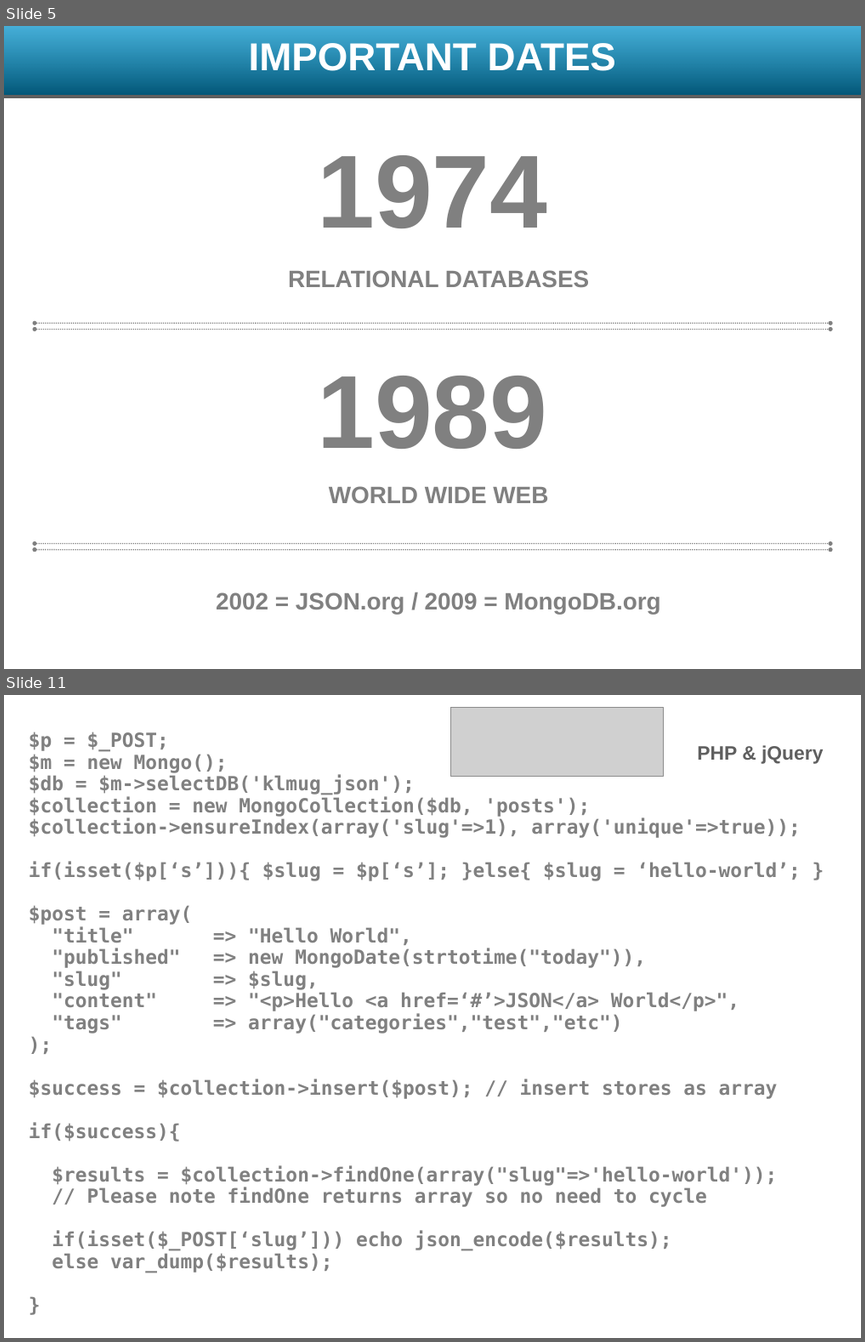
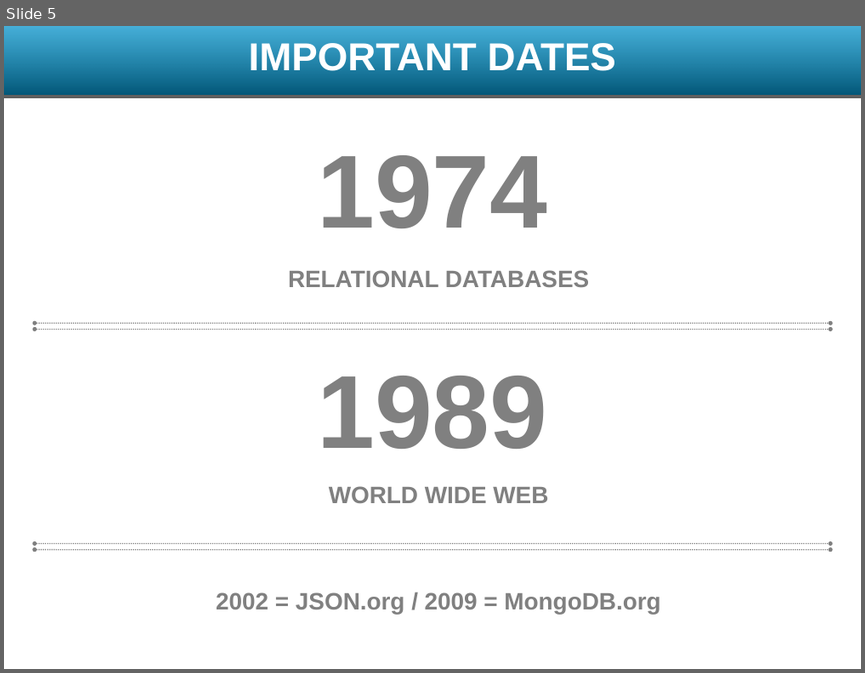
Before and after one commit to meghangill/klmugs, a slide deck: presentations/klmug-11/JSON.pptx. Shown one above the other, each under a label of ours: slides 5 and 11 before the commit, slide 5 after it; the slides between them are not shown. The pictures are 865x1342 and 865x673 pixels, drawn with LibreOffice and Linux fonts; fonts in the diff are those of the drawing; grey boxes stand for pictures; background and template pictures are left out. Boxes give left, top, right and bottom in pixels: in the first picture for what was removed or moved away, otherwise in the second. Text is boxed around its words. In the diff, an @@ line names an element or a change of style, - is before the commit and + after.

```diff
--- a/presentations/klmug-11/JSON.pptx
+++ b/presentations/klmug-11/JSON.pptx
@@ slide 11 removed at [4,695,861,1338], background picture (left out) @@
@@ picture removed at [451,708,664,776] @@
@@ text removed at [697,745,823,764] @@
-PHP & jQuery
@@ text removed at [29,775,800,1273] @@
-$p = $_POST;
-$m = new Mongo();
-$db = $m->selectDB('klmug_json');
-$collection = new MongoCollection($db, 'posts');
-$collection->ensureIndex(array('slug'=>1), array('unique'=>true));
-if(isset($p[‘s’])){ $slug = $p[‘s’]; }else{ $slug = ‘hello-world’; }
-$post = array(
-"title" => "Hello World",
-"published" => new MongoDate(strtotime("today")),
-"slug" => $slug,
-"content" => "<p>Hello <a href=‘#’>JSON</a> World</p>",
-"tags" => array("categories","test","etc")
-);
-$success = $collection->insert($post); // insert stores as array
-if($success){
-$results = $collection->findOne(array("slug"=>'hello-world'));
-// Please note findOne returns array so no need to cycle
-if(isset($_POST[‘slug’])) echo json_encode($results);
-else var_dump($results);
-}
```
Also in this commit, not shown: 7 slides changed, 10 slides added, 5 other slides removed, 2 other files.
